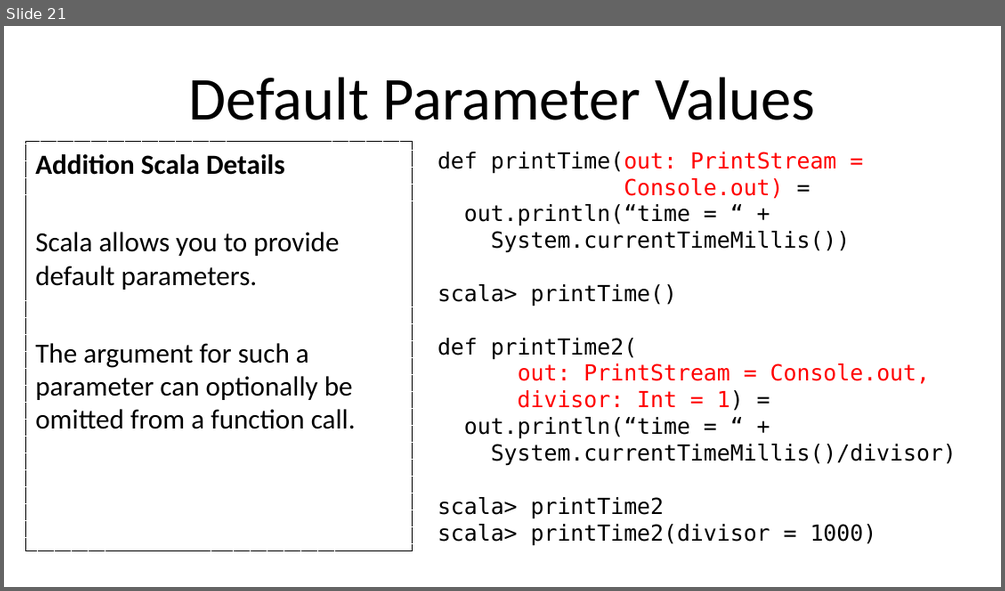
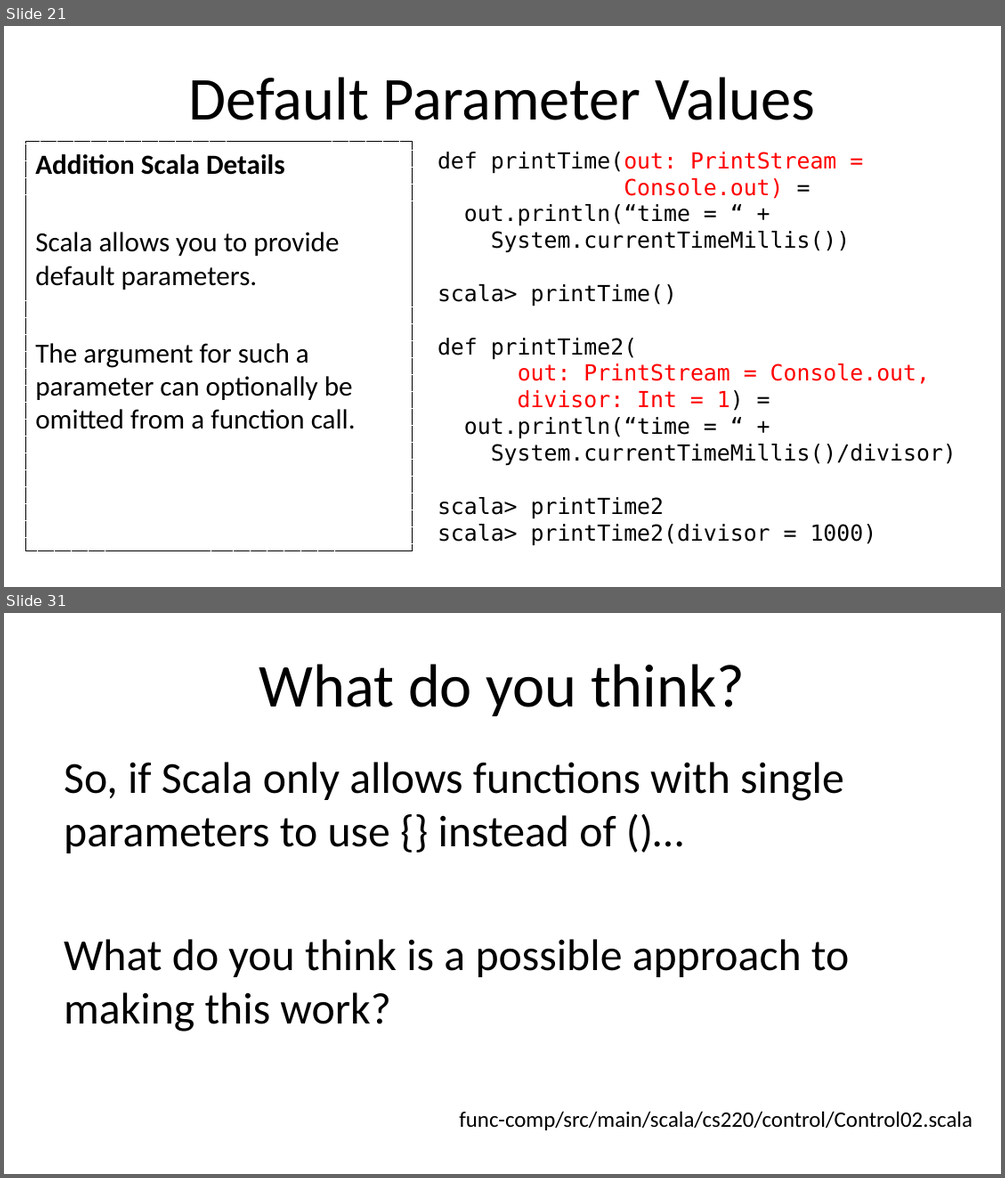
Before and after one commit to umass-cs-220/weekly-topic-control-abstraction, a slide deck: slides/control-abstraction.pptx. Shown one above the other, each under a label of ours: slide 21 before the commit, slides 21 and 31 after it; the slides between them are not shown. The pictures are 1005x591 and 1005x1178 pixels, drawn with LibreOffice and Linux fonts; fonts in the diff are those of the drawing; background and template pictures are left out. Boxes give left, top, right and bottom in pixels: in the first picture for what was removed or moved away, otherwise in the second. Text is boxed around its words. In the diff, an @@ line names an element or a change of style, - is before the commit and + after.

```diff
--- a/slides/control-abstraction.pptx
+++ b/slides/control-abstraction.pptx
@@ slide 31 added at (4,613,1001,1174), background #FFFFFF @@
@@ title added at (259,664,744,716), 44 pt, text #000000 @@
+What do you think?
@@ text added at (64,762,849,1031), 32 pt, text #000000 @@
+So, if Scala only allows functions with single parameters to use {} instead of ()…
+What do you think is a possible approach to making this work?
@@ text added at (459,1111,972,1130), 16 pt, text #000000 @@
+func-comp/src/main/scala/cs220/control/Control02.scala
```
Also in this commit, not shown: 1 slide changed, 15 other slides added, 6 other files.
